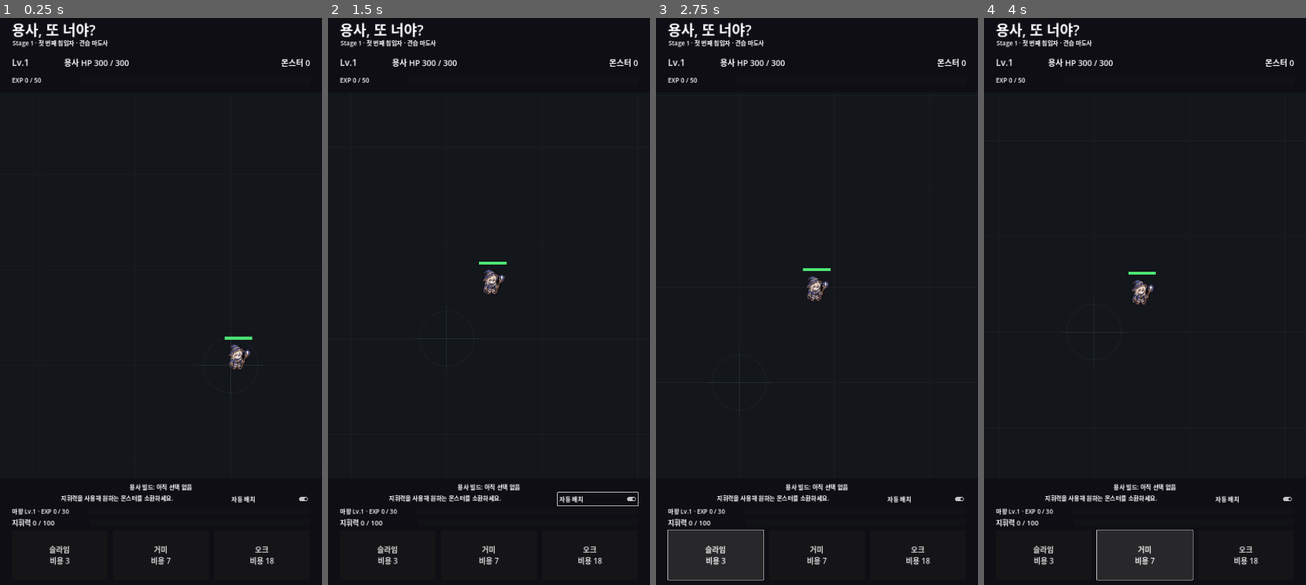
Above: before the commit, frames 1-4 (left to right).
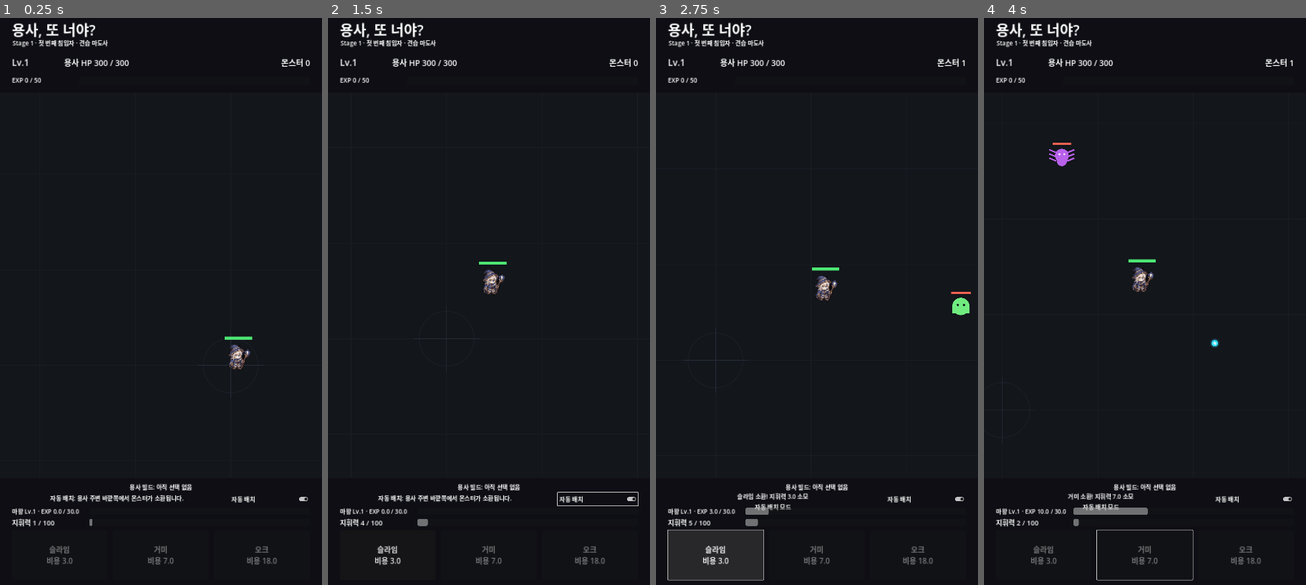
Above: after the commit, the same moments.

Repository: MinSung0732/Again-Hero-
Game: Godot game, scene res://src/main/Main.tscn
Same seed, same stepped clock (60 frames per second), same inputs: the game is played once before the commit and once after it.
Inputs (mouse positions are in pixels of both pictures, inside the frame that each line leads up to):
- Up to frame 1 (0.25 s): no input
- Up to frame 2 (1.5 s): click "자동 배치" at 0.5 s; click "자동 배치" (after the commit: "수동 배치") at 1.25 s
- Up to frame 3 (2.75 s): click "슬라임 비용 3" (after the commit: "슬라임 비용 3.0") at 2 s
- Up to frame 4 (4 s): click (1145, 556) at 2.75 s, where only the run before the commit has a clickable "거미 비용 7"; click "거미 비용 7" (after the commit: "거미 비용 7.0") at 3.5 s

The runs differ from the first frame. In frame 1, 0.8% of the frame differs, in the area x 10-86%, y 84-97%; in frame 2, 0.7%; in frame 3, 1.5%; in frame 4, 1.7%, in the area x 10-97%, y 7-97%.
Error before the commit: Invalid access to property or key 'stats_changed' on a base object of type 'null instance'. (res://src/main/main.gd:47)

Commit message:
feat: show demon exp levels and map touch through clipped subviewport

Diff:
--- a/src/main/main.gd
+++ b/src/main/main.gd
@@ -1,10 +1,8 @@
 extends Control
 
-const BATTLE_VIEW_TOP := 270.0
-const BATTLE_VIEW_BOTTOM := 1560.0
-const LOGICAL_WIDTH := 1080.0
-
-@onready var battle = $Battle
+@onready var battle_viewport_container: SubViewportContainer = $BattleViewportContainer
+@onready var battle_viewport: SubViewport = $BattleViewportContainer/BattleViewport
+@onready var battle = $BattleViewportContainer/BattleViewport/Battle
 
 @onready var subtitle_label: Label = $HUD/TopBar/Subtitle
 @onready var hero_level_label: Label = $HUD/TopBar/HeroLevel
@@ -16,6 +14,8 @@
 @onready var build_label: Label = $HUD/BottomBar/BuildLabel
 @onready var status_label: Label = $HUD/BottomBar/Status
 @onready var placement_toggle: CheckButton = $HUD/BottomBar/PlacementModeToggle
+@onready var demon_progress_label: Label = $HUD/BottomBar/DemonProgressLabel
+@onready var demon_exp_bar: ProgressBar = $HUD/BottomBar/DemonExpBar
 @onready var command_label: Label = $HUD/BottomBar/CommandLabel
 @onready var command_bar: ProgressBar = $HUD/BottomBar/CommandBar
 @onready var slime_button: Button = $HUD/BottomBar/SummonButtons/SlimeButton
@@ -49,6 +49,7 @@
 	battle.hero_leveled_up.connect(_on_hero_leveled_up)
 	battle.hero_augment_selected.connect(_on_hero_augment_selected)
 	battle.command_changed.connect(_on_command_changed)
+	battle.demon_progression_changed.connect(_on_demon_progression_changed)
 	battle.summon_result.connect(_on_summon_result)
 	battle.demon_augment_ready.connect(_on_demon_augment_ready)
 	battle.demon_augment_applied.connect(_on_demon_augment_applied)
@@ -82,6 +83,11 @@
 		float(snapshot.get("command_power", 0.0)),
 		float(snapshot.get("command_max", 100.0))
 	)
+	_on_demon_progression_changed(
+		int(snapshot.get("demon_level", 1)),
+		float(snapshot.get("demon_exp", 0.0)),
+		float(snapshot.get("demon_exp_to_next", 30.0))
+	)
 
 	build_label.text = "용사 빌드: %s" % String(snapshot.get("hero_build_summary", "아직 선택 없음"))
 	placement_toggle.button_pressed = true
@@ -116,16 +122,19 @@
 	if not is_pressed:
 		return
 
-	if (
-		pointer_position.x < 0.0
-		or pointer_position.x > LOGICAL_WIDTH
-		or pointer_position.y < BATTLE_VIEW_TOP
-		or pointer_position.y > BATTLE_VIEW_BOTTOM
-	):
-		return
-
-	var canvas_inverse := get_viewport().get_canvas_transform().affine_inverse()
-	var world_position: Vector2 = canvas_inverse * pointer_position
+	var viewport_rect: Rect2 = battle_viewport_container.get_global_rect()
+	if not viewport_rect.has_point(pointer_position):
+		return
+
+	var local_pointer := pointer_position - viewport_rect.position
+	var viewport_size := Vector2(battle_viewport.size)
+	var scale_factor := Vector2(
+		viewport_size.x / maxf(viewport_rect.size.x, 1.0),
+		viewport_size.y / maxf(viewport_rect.size.y, 1.0)
+	)
+	var subviewport_pointer := local_pointer * scale_factor
+	var canvas_inverse := battle_viewport.get_canvas_transform().affine_inverse()
+	var world_position: Vector2 = canvas_inverse * subviewport_pointer
 	var battle_position: Vector2 = battle.to_local(world_position)
 
 	if not battle.is_spawn_position_valid(battle_position):
@@ -143,6 +152,15 @@
 	exp_label.text = "EXP %d / %d" % [current_exp, exp_to_next_level]
 	exp_bar.max_value = maxf(float(exp_to_next_level), 1.0)
 	exp_bar.value = float(current_exp)
+
+func _on_demon_progression_changed(level: int, current_exp: float, exp_to_next_level: float) -> void:
+	demon_progress_label.text = "마왕 Lv.%d · EXP %.1f / %.1f" % [
+		level,
+		current_exp,
+		exp_to_next_level,
+	]
+	demon_exp_bar.max_value = maxf(exp_to_next_level, 1.0)
+	demon_exp_bar.value = current_exp
 
 func _on_command_changed(current_value: float, max_value: float) -> void:
 	command_label.text = "지휘력 %d / %d" % [int(round(current_value)), int(round(max_value))]
@@ -195,11 +213,11 @@
 			_get_monster_name(selected_monster_type),
 		]
 
-func _on_demon_augment_ready(candidates: Array, rerolls_left: int, selection_index: int) -> void:
+func _on_demon_augment_ready(candidates: Array, rerolls_left: int, demon_level: int) -> void:
 	current_demon_candidates = candidates.duplicate(true)
 	demon_augment_panel.show()
 	demon_augment_title.text = "마왕의 개입"
-	demon_augment_trigger.text = "증강 선택 %d / 3 · 누적 지휘력 사용으로 발동" % selection_index
+	demon_augment_trigger.text = "마왕 Lv.%d 도달 · 증강 1개 선택" % demon_level
 
 	var buttons: Array[Button] = [demon_choice_0, demon_choice_1, demon_choice_2]
 	for index in range(buttons.size()):
@@ -216,7 +234,7 @@
 
 	demon_reroll_button.text = "↻ 새로고침 %d / 3" % rerolls_left
 	demon_reroll_button.disabled = rerolls_left <= 0
-	status_label.text = "마왕 증강을 선택하세요. 새로고침은 Run 전체에서 3회를 공유합니다."
+	status_label.text = "소환 비용만큼 마왕 EXP를 얻어 레벨업했습니다. 새로고침은 Run 전체 3회 공유."
 
 func _on_demon_choice_pressed(index: int) -> void:
 	if index < 0 or index >= current_demon_candidates.size():
